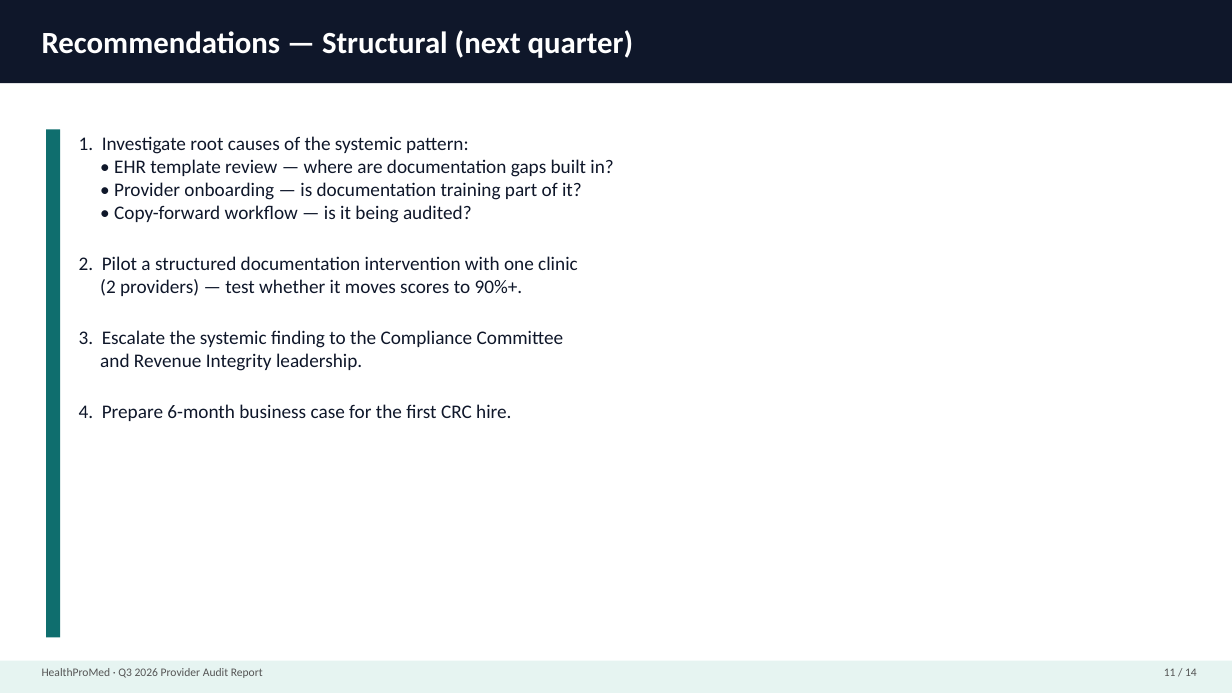
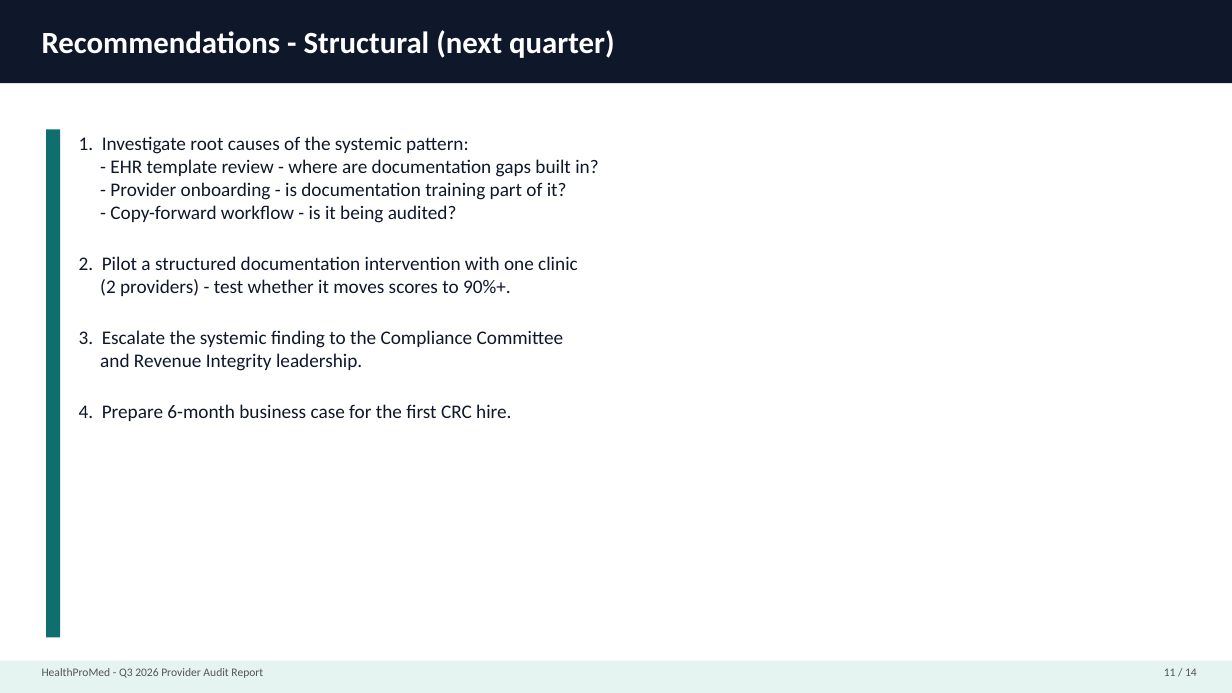
Before and after one commit to ericgalancrc-cmd/Revenue-MD, a slide deck: slide 11 of docs/Q3_2026_Provider_Audit_Report.pptx. Drawn at 1232x693 pixels with LibreOffice and Linux fonts; fonts in the diff are those of the drawing. Boxes give left, top, right and bottom in pixels: in the first picture for what was removed or moved away, otherwise in the second. Text is boxed around its words. In the diff, an @@ line names an element or a change of style, - is before the commit and + after.

```diff
--- a/docs/Q3_2026_Provider_Audit_Report.pptx
+++ b/docs/Q3_2026_Provider_Audit_Report.pptx
@@ text at (42, 30, 614, 58): text changed @@
-Recommendations — Structural (next quarter)
+Recommendations - Structural (next quarter)
@@ text at (110, 159, 598, 223): text changed @@
-• EHR template review — where are documentation gaps built in?
-• Provider onboarding — is documentation training part of it?
-• Copy-forward workflow — is it being audited?
+- EHR template review - where are documentation gaps built in?
+- Provider onboarding - is documentation training part of it?
+- Copy-forward workflow - is it being audited?
@@ text at (100, 279, 511, 296): text changed @@
-(2 providers) — test whether it moves scores to 90%+.
+(2 providers) - test whether it moves scores to 90%+.
@@ text at (42, 668, 263, 678): text changed @@
-HealthProMed · Q3 2026 Provider Audit Report
+HealthProMed - Q3 2026 Provider Audit Report
```
Also in this commit, not shown: 13 other slides changed, 1 other file.
